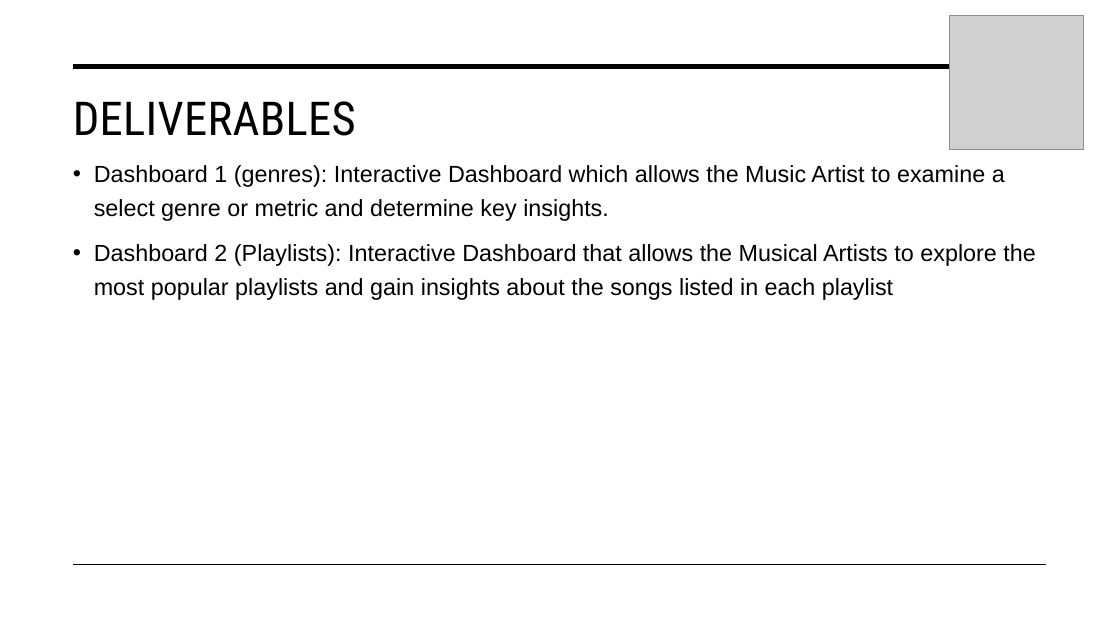
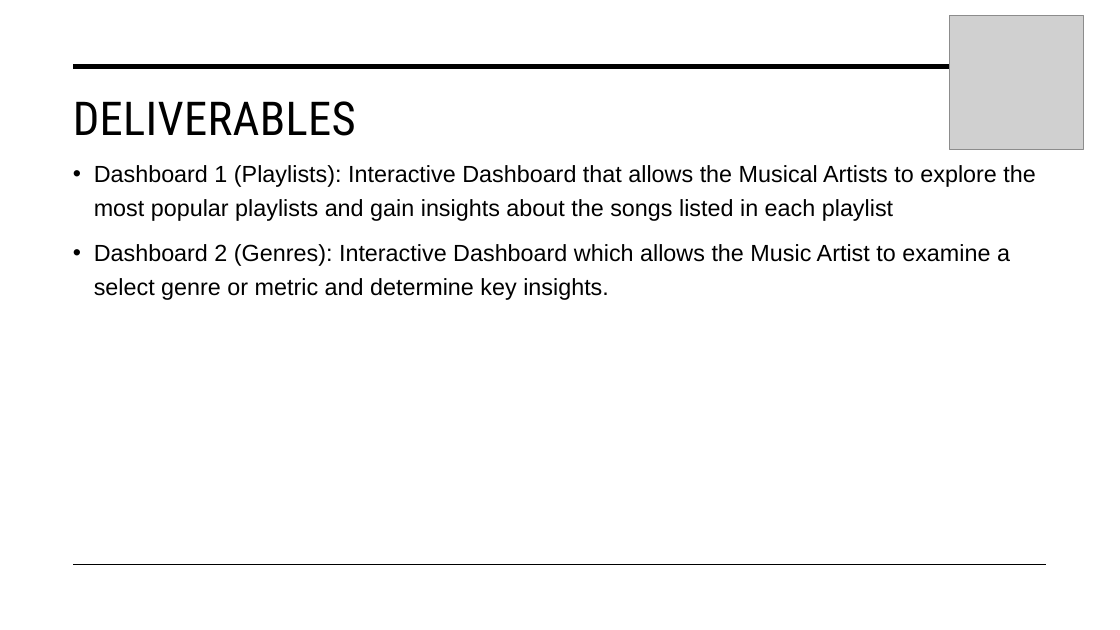
Before and after one commit to PatrickAtwater/Spotify_Playlist_Project, a slide deck: slide 4 of Presentation/Spotify Presentation.pptx. Drawn at 1120x630 pixels with LibreOffice and Linux fonts; fonts in the diff are those of the drawing; grey boxes stand for pictures. Boxes give left, top, right and bottom in pixels: in the first picture for what was removed or moved away, otherwise in the second. Text is boxed around its words. In the diff, an @@ line names an element or a change of style, - is before the commit and + after.

```diff
--- a/Presentation/Spotify Presentation.pptx
+++ b/Presentation/Spotify Presentation.pptx
@@ text at (94,165,1035,300): text changed @@
-• Dashboard 1 (genres): Interactive Dashboard which allows the Music Artist to examine a select genre or metric and determine key insights.
-• Dashboard 2 (Playlists): Interactive Dashboard that allows the Musical Artists to explore the most popular playlists and gain insights about the songs listed in each playlist
+• Dashboard 1 (Playlists): Interactive Dashboard that allows the Musical Artists to explore the most popular playlists and gain insights about the songs listed in each playlist
+• Dashboard 2 (Genres): Interactive Dashboard which allows the Music Artist to examine a select genre or metric and determine key insights.
```
Also in this commit, not shown: 7 other slides changed, 2 slides added, 4 slides removed, 6 other files.
